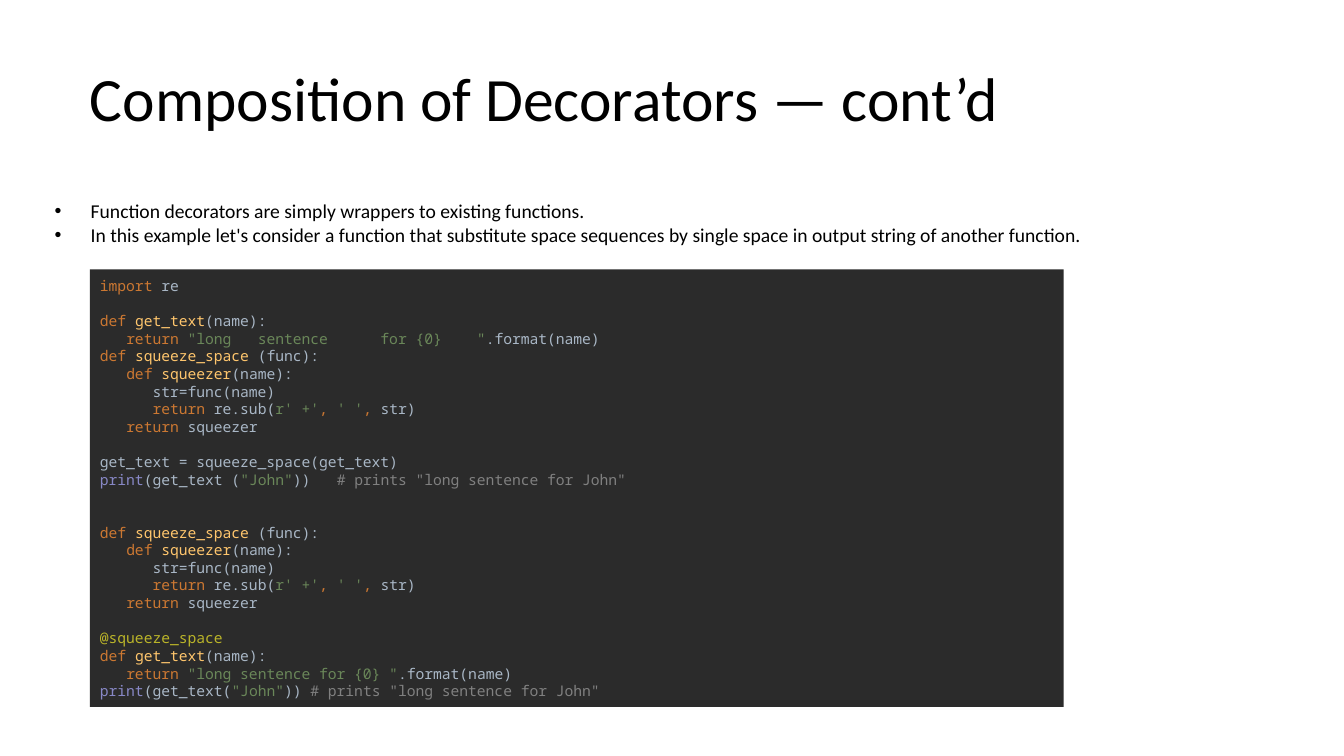
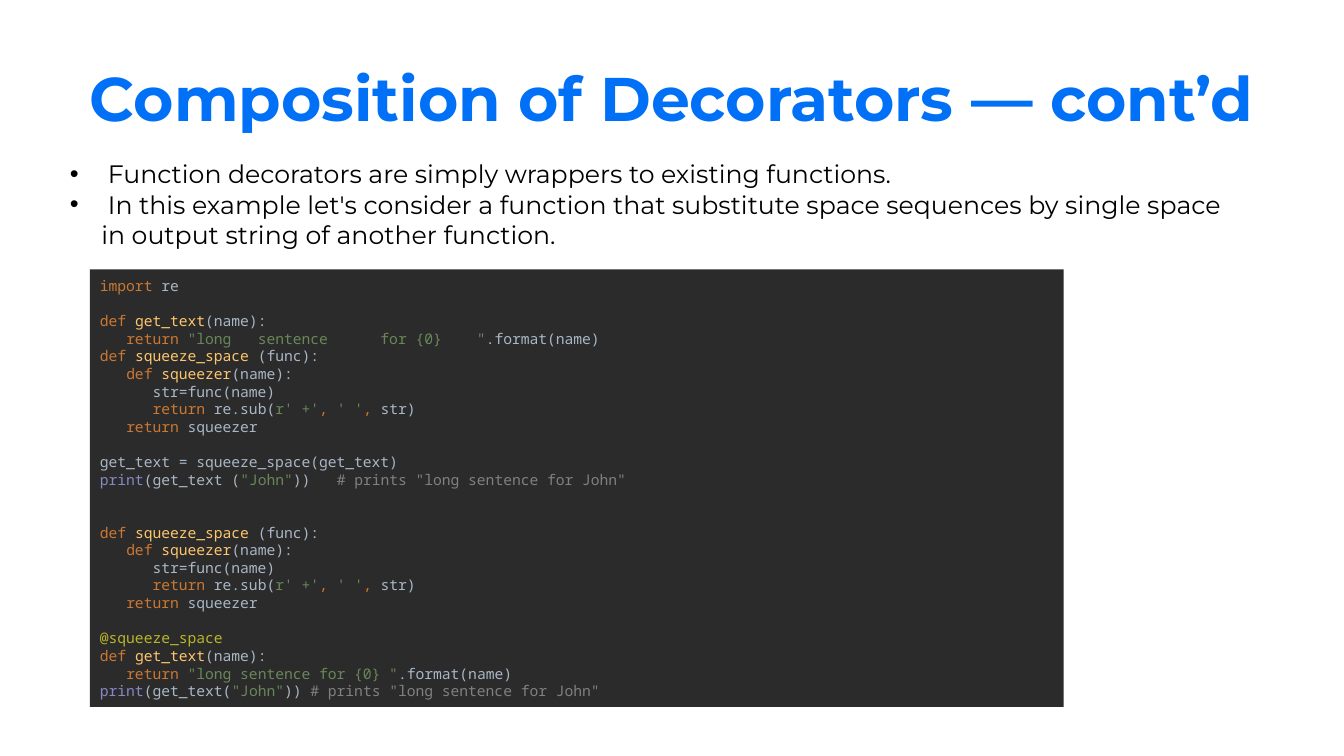
Before and after one commit to Spax04/PythonCourse, a slide deck: slide 21 of adv_new/Module 01 - Advanced technics.pptx. Drawn at 1344x756 pixels with LibreOffice and Linux fonts; fonts in the diff are those of the drawing; background and template pictures are left out. Boxes give left, top, right and bottom in pixels: in the first picture for what was removed or moved away, otherwise in the second. Text is boxed around its words. In the diff, an @@ line names an element or a change of style, - is before the commit and + after.

```diff
--- a/adv_new/Module 01 - Advanced technics.pptx
+++ b/adv_new/Module 01 - Advanced technics.pptx
@@ title "Composition of Decorators — cont’d" at <box>90,72,1253,133</box>: font Calibri to Montserrat, text colour #000000 to #0071F6, bold on @@
@@ text "Function decorators are simply wrappers ...": place and size @@
-text "Function decorators are simply wrappers ..." at <box>91,204,1080,246</box>
+text "Function decorators are simply wrappers ..." at <box>101,164,1220,249</box>
@@ text "Function decorators are simply wrappers ..." at <box>101,164,1220,249</box>: size 14 to 18 pt, font Calibri to Montserrat @@
```
Also in this commit, not shown: 65 other slides changed, 15 other files.
